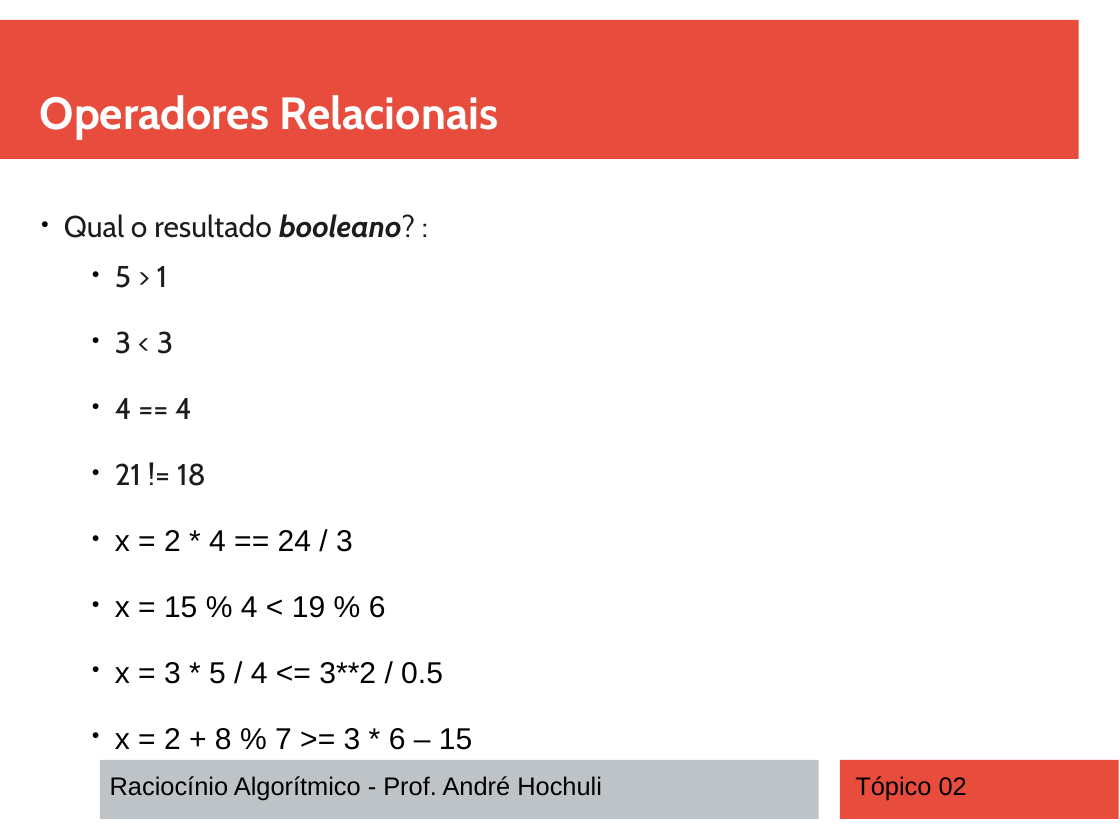
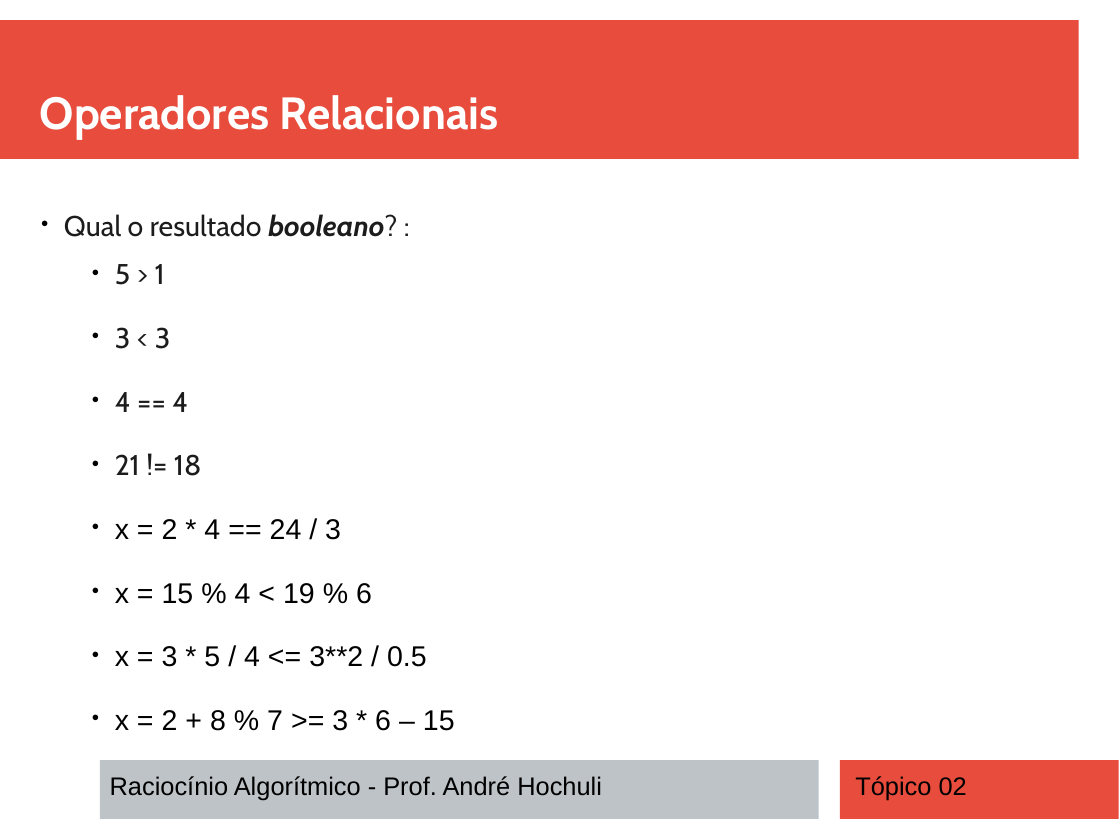
Before and after one commit to andrehochuli/teaching, a slide deck: slide 9 of RaciocinioAlgoritmico/Tópico 02 - Estruturas de Seleção (IF)/Tópico 02 - Estruturas de Seleção (IF).pptx (slide 6 before the commit). Drawn at 1120x840 pixels with LibreOffice and Linux fonts; fonts in the diff are those of the drawing. Boxes give left, top, right and bottom in pixels: in the first picture for what was removed or moved away, otherwise in the second. Text is boxed around its words. In the diff, an @@ line names an element or a change of style, - is before the commit and + after.

```diff
--- a/RaciocinioAlgoritmico/Tópico 02 - Estruturas de Seleção (IF)/Tópico 02 - Estruturas de Seleção (IF).pptx
+++ b/RaciocinioAlgoritmico/Tópico 02 - Estruturas de Seleção (IF)/Tópico 02 - Estruturas de Seleção (IF).pptx
@@ text "Qual o resultado booleano? :" at [64,214,455,731]: size 21.4 to 20.3 pt @@
```
Also in this commit, not shown: 3 other slides changed, 3 slides added, 1 other file.
